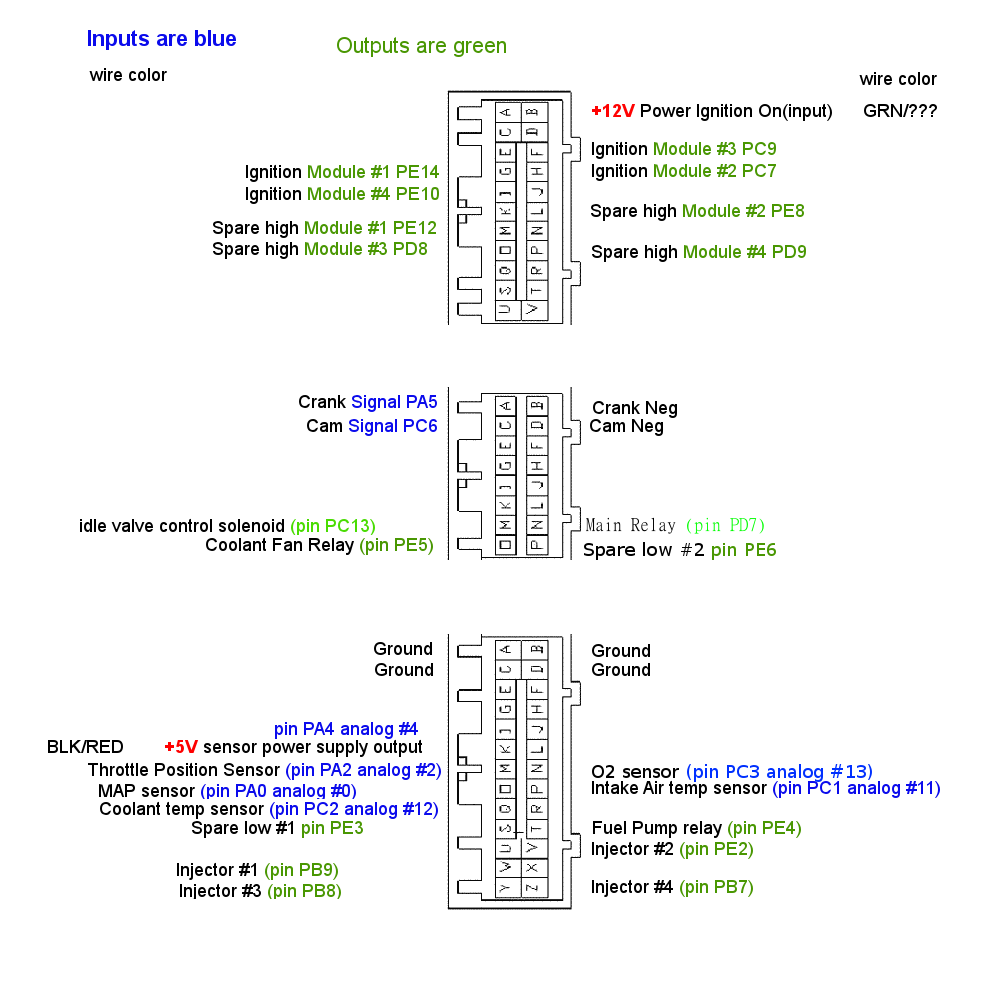
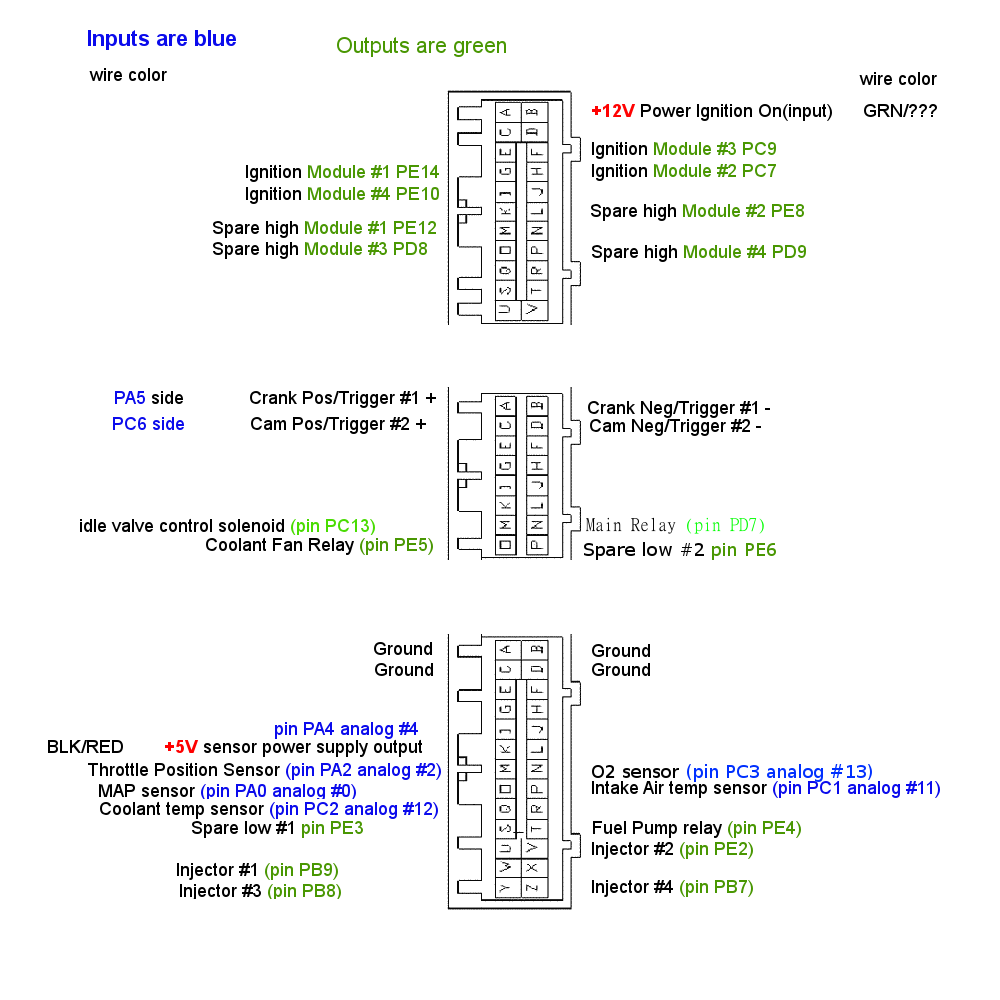
Before/after of a 1000×1000 layered artwork. What changed in the layer stack:
renamed "..." to "PC6 side ...", painted on it over [113, 417, 437, 436]
renamed "C..." to "PA5 side ...", painted on it over [115, 391, 437, 412]
renamed "Cam Neg" to "Cam Neg/Trigger ...", painted on it over [664, 419, 761, 436]
renamed "Crank Neg" to "Crank Neg/Trigger...", painted on it over [588, 401, 770, 418]
